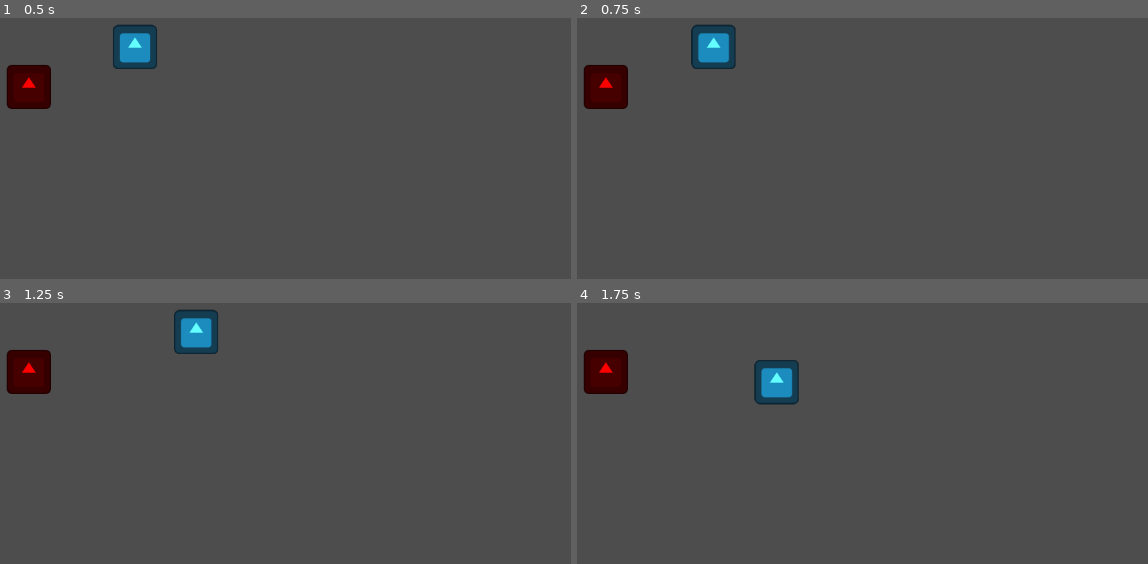
Above: before the commit, frames 1-4 (two rows, left to right).
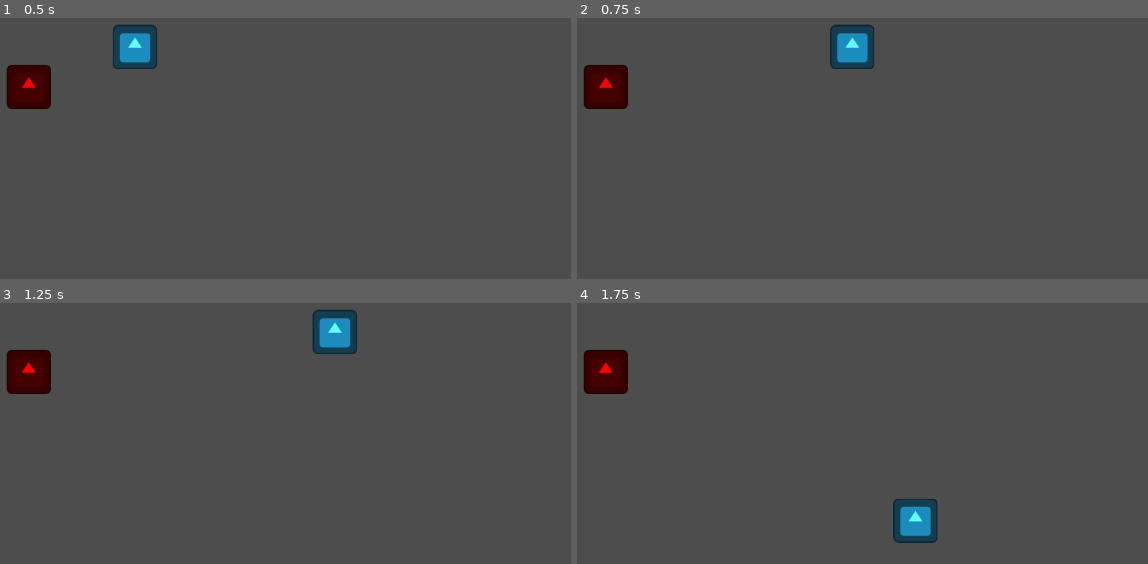
Above: after the commit, the same moments.

Repository: shafayatb/basic-2d-top-down-example
Game: Godot game, scene res://playground.tscn
Same seed, same stepped clock (60 frames per second), same inputs: the game is played once before the commit and once after it. The project has no main scene, so this scene is started directly. The engine's default icon, where the game draws it, is replaced by a stand-in: a white triangle on a blue panel in a dark square.
Inputs:
- Up to frame 1 (0.5 s): no input
- Up to frame 2 (0.75 s): tap Enter at 0.5 s; hold Right (ui_right) from 0.53 s (still down); tap Ctrl (Dash) at 0.6 s
- Up to frame 3 (1.25 s): keep holding Right (ui_right)
- Up to frame 4 (1.75 s): release Right (ui_right) at 1.28 s; hold Down (ui_down) from 1.28 s (still down); tap Ctrl (Dash) at 1.35 s

Frame 1 is identical in both runs. In frame 2, 2.6% of the frame differs, in the area x 19-53%, y 2-20%; in frame 3, 2.6%; in frame 4, 2.6%, in the area x 30-64%, y 21-92%.

Commit message:
4a. Fix dash jitter

Diff:
--- a/utils/dash_state.gd
+++ b/utils/dash_state.gd
@@ -18,7 +18,7 @@
 		Input.get_action_strength("ui_down") - Input.get_action_strength("ui_up")
 	).normalized()
 	if dash_dir == Vector2.ZERO:
-		dash_dir = Vector2.RIGHT
+		dash_dir = Vector2.RIGHT.normalized()
 	character.velocity = dash_dir * DASH_SPEED
 
 func physics_update(delta: float):
@@ -28,6 +28,7 @@
 		character.velocity = dash_dir * DASH_SPEED
 	else:
 		exit_dash()
+	character.move_and_slide()
 
 func exit_dash() -> void:
 	var direction = Vector2(
